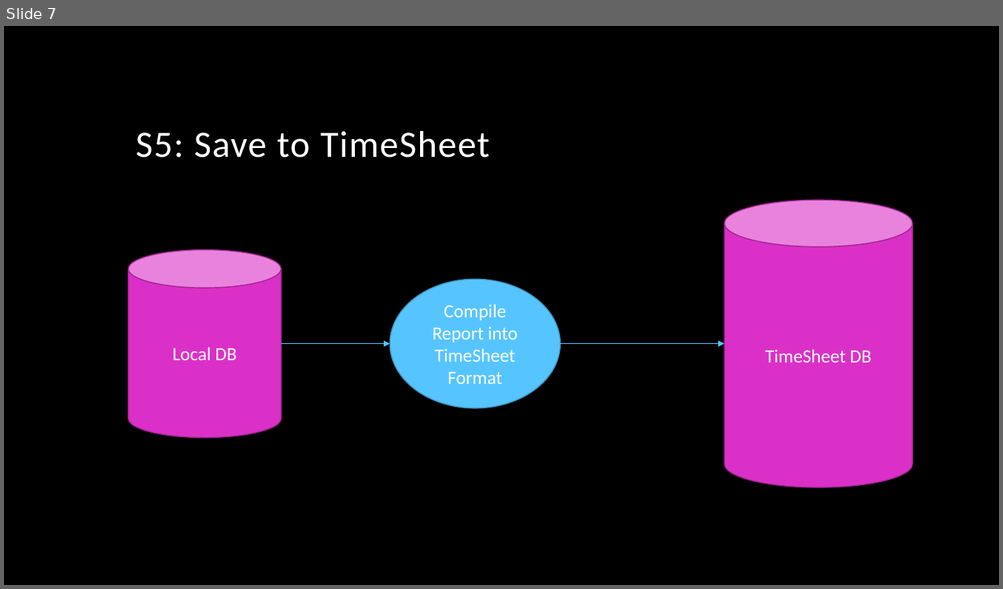
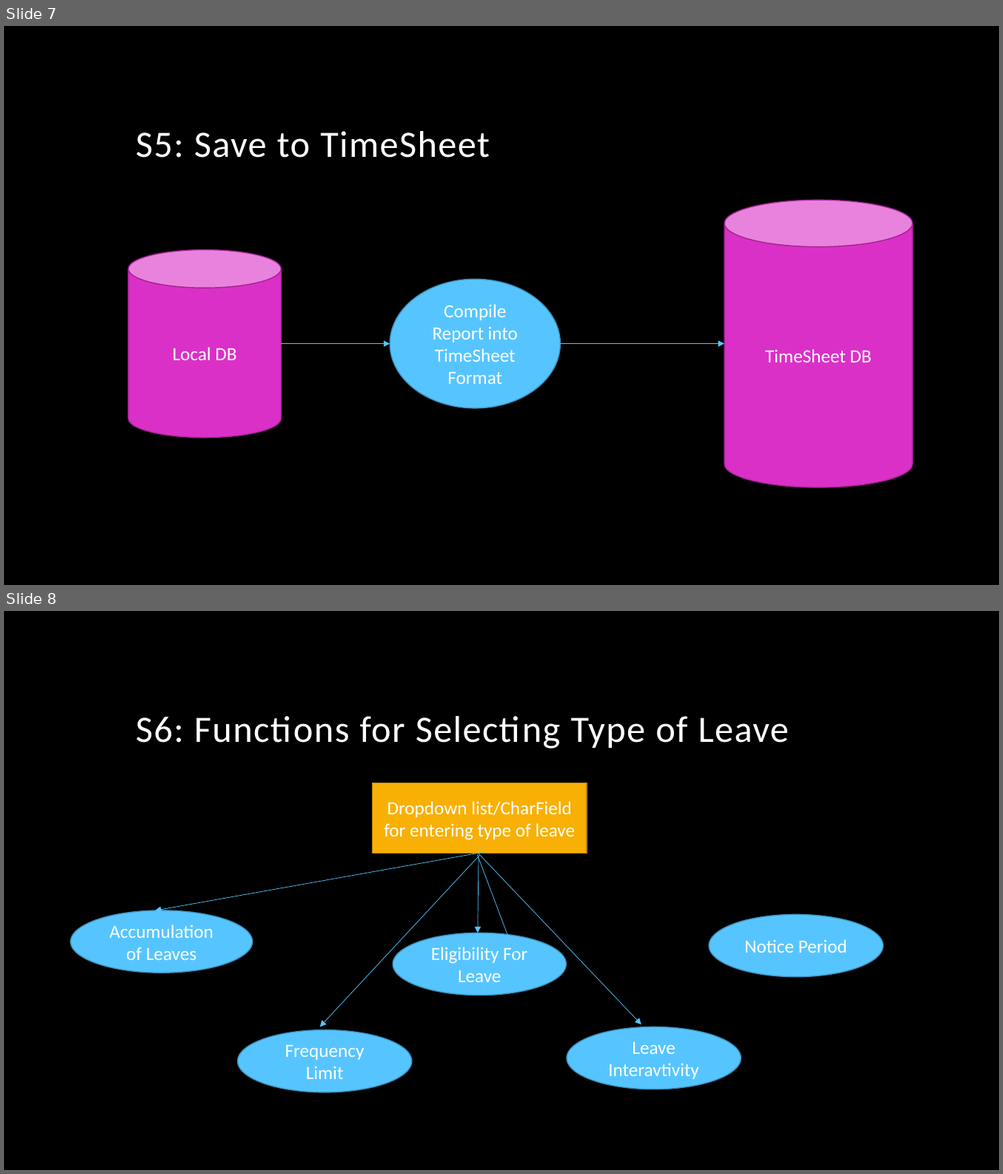
Before and after one commit to arnyboy101/InsemiTimeSheet, a slide deck: SubRoutine Diagrams/Leave System.pptx. Shown one above the other, each under a label of ours: slide 7 before the commit, slides 7 and 8 after it. The pictures are 1003x589 and 1003x1174 pixels, drawn with LibreOffice and Linux fonts; fonts in the diff are those of the drawing; background and template pictures are left out. Boxes give left, top, right and bottom in pixels: in the first picture for what was removed or moved away, otherwise in the second. Text is boxed around its words. In the diff, an @@ line names an element or a change of style, - is before the commit and + after.

```diff
--- a/SubRoutine Diagrams/Leave System.pptx
+++ b/SubRoutine Diagrams/Leave System.pptx
@@ slide 8 added at [4, 611, 999, 1170], background picture (left out) @@
@@ title added at [136, 716, 788, 749], 36 pt, text #FFFFFF @@
+S6: Functions for Selecting Type of Leave
@@ rectangle added at [373, 783, 586, 854], fill #F8B004, outline #B78203 1 pt, 18 pt, text #FFFFFF @@
+Dropdown list/CharField for entering type of leave
@@ arrow added from (483, 853) to (155, 911), #56C5FF 0.5 pt @@
@@ arrow added from (476, 852) to (641, 1025), #56C5FF 0.5 pt @@
@@ arrow added from (479, 856) to (319, 1028), #56C5FF 0.5 pt @@
@@ arrow added from (477, 855) to (524, 980), #56C5FF 0.5 pt @@
@@ arrow added from (478, 857) to (478, 934), #56C5FF 0.5 pt @@
@@ ellipse added at [71, 911, 253, 974], fill #56C5FF, outline #4092BD 1 pt, 18 pt, text #FFFFFF @@
+Accumulation of Leaves
@@ ellipse added at [708, 914, 882, 977], fill #56C5FF, outline #4092BD 1 pt, 18 pt, text #FFFFFF @@
+Notice Period
@@ ellipse added at [392, 934, 566, 996], fill #56C5FF, outline #4092BD 1 pt, 18 pt, text #FFFFFF @@
+Eligibility For Leave
@@ ellipse added at [238, 1031, 412, 1093], fill #56C5FF, outline #4092BD 1 pt, 18 pt, text #FFFFFF @@
+Frequency Limit
@@ ellipse added at [566, 1028, 740, 1090], fill #56C5FF, outline #4092BD 1 pt, 18 pt, text #FFFFFF @@
+Leave Interavtivity
```
